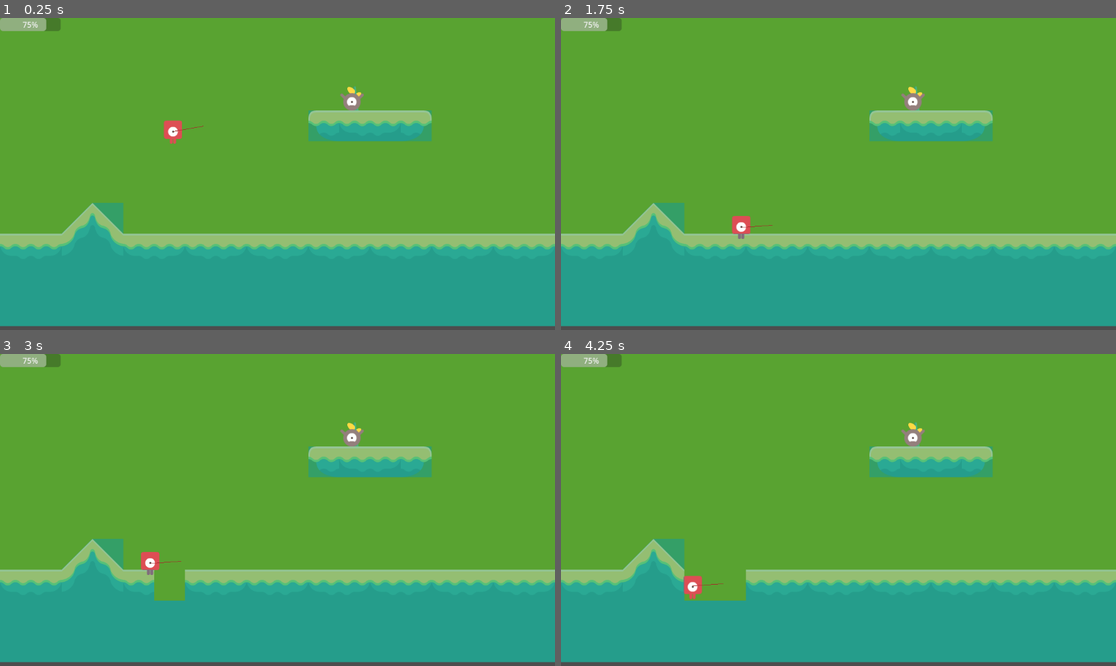
Above: before the commit, frames 1-4 (two rows, left to right).
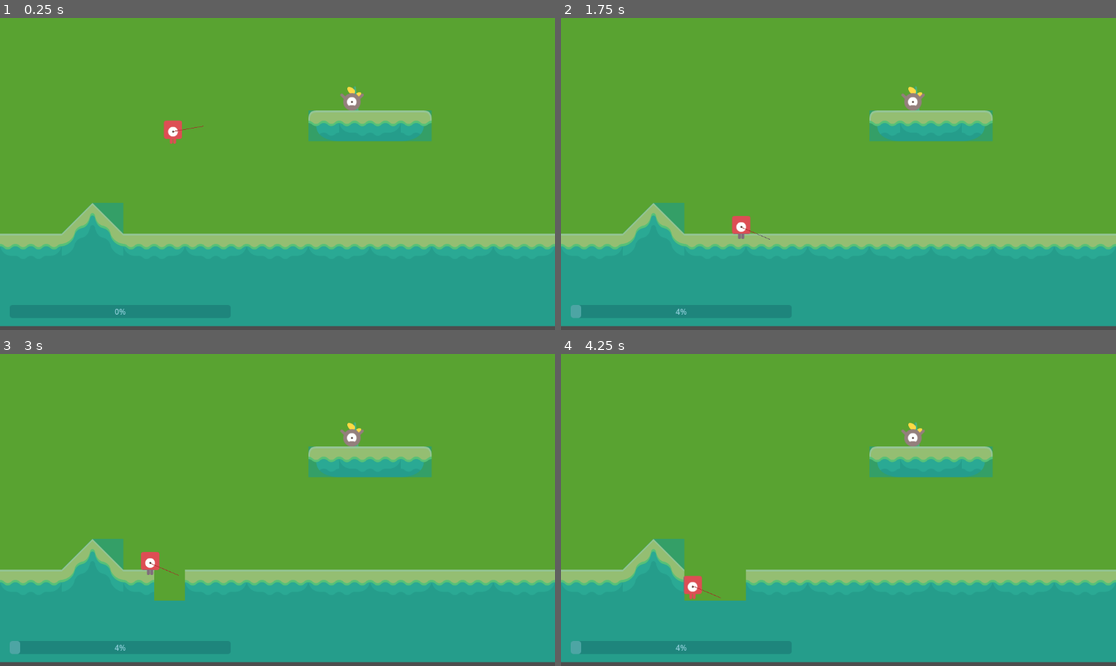
Above: after the commit, the same moments.

Repository: Kimmm-c/gunny-clone
Game: Godot game, scene res://SingleGameModeController/tutorial.tscn
The game is run twice, just before and just after one commit, with the same random seed, the same clock (stepped at 60 frames per second) and the same inputs.
Inputs:
- Up to frame 1 (0.25 s): no input
- Up to frame 2 (1.75 s): hold Right (player_moves_right) 0.53-1.28 s; hold Down (decrease_shooting_angle) 0.53-1.28 s; tap Up (increase_shooting_angle) at 0.8, 1.35 s; hold Left (player_moves_left) from 1.28 s (still down); tap Space (shoot) at 1.55 s
- Up to frame 3 (3 s): release Left (player_moves_left) at 2.03 s; hold Space (shoot) 2.03-2.78 s; hold Right (player_moves_right) from 2.03 s (still down); tap Down (decrease_shooting_angle) at 2.3, 2.85 s
- Up to frame 4 (4.25 s): tap Up (increase_shooting_angle) at 3.05 s; release Right (player_moves_right) at 3.53 s; hold Left (player_moves_left) from 3.53 s (still down); hold Up (increase_shooting_angle) from 3.53 s (still down); tap Space (shoot) at 3.8 s

The runs differ from the first frame. In frame 1, 0.5% of the frame differs, in the area x 0-23%, y 0-96%; in frame 2, 0.6%, in the area x 0-39%, y 0-97%; in frame 3, 0.6%; in frame 4, 0.6%.

Commit message:
added wind sprites

Diff:
--- a/Shot/shot.gd
+++ b/Shot/shot.gd
@@ -20,31 +20,34 @@
 
 func _ready() -> void:
 	calculate_end_point()
+	update_progress_bar()
 
 
 func _physics_process(delta: float) -> void:
 	if $FrameCounter.frame_counter:
-		if $FrameCounter.frame_counter % 20 == 0:
-			if Input.is_action_pressed("increase_shooting_angle"):
-				shooting_angle += 3
-				print("shooting angle: ", shooting_angle)
-			elif Input.is_action_pressed("decrease_shooting_angle"):
-				shooting_angle -= 3
-				print("shooting angle: ", shooting_angle)
-			elif Input.is_action_pressed("shoot"):
-				if shooting_power > 1.0:
-					power_is_increasing = !power_is_increasing
-				elif shooting_power < 0:
-					power_is_increasing = !power_is_increasing
+		if Input.is_action_pressed("increase_shooting_angle"):
+			shooting_angle += 1
+		elif Input.is_action_pressed("decrease_shooting_angle"):
+			shooting_angle -= 1
+		elif Input.is_action_pressed("shoot"):
+			if shooting_power > 1.0:
+				power_is_increasing = !power_is_increasing
+			elif shooting_power < 0:
+				power_is_increasing = !power_is_increasing
 
-				if power_is_increasing:
-					shooting_power += 0.1
-				else:
-					shooting_power -= 0.1
+			if power_is_increasing:
+				shooting_power += 0.01
+			else:
+				shooting_power -= 0.01
 
-				print("shooting power: ", shooting_power)
+			update_progress_bar()
+
 		if Input.is_action_just_released("shoot"):
 			shoot.emit()
+
+
+func update_progress_bar() -> void:
+	$ProgressBar.value = shooting_power * 100
 
 
 func calculate_end_point() -> void:
--- a/Shot/shot.tscn
+++ b/Shot/shot.tscn
@@ -1,7 +1,12 @@
-[gd_scene load_steps=3 format=3 uid="uid://b202vivir0vxf"]
+[gd_scene load_steps=5 format=3 uid="uid://b202vivir0vxf"]
 
 [ext_resource type="Script" path="res://Shot/shot.gd" id="1_awion"]
 [ext_resource type="PackedScene" uid="uid://6u2ryv1qlnr8" path="res://Utils/frame_counter.tscn" id="2_dncrw"]
+
+[sub_resource type="Gradient" id="Gradient_dncrw"]
+
+[sub_resource type="GradientTexture2D" id="GradientTexture2D_cq0gt"]
+gradient = SubResource("Gradient_dncrw")
 
 [node name="Shot" type="Node2D"]
 script = ExtResource("1_awion")
@@ -9,21 +14,17 @@
 
 [node name="FrameCounter" parent="." instance=ExtResource("2_dncrw")]
 
-[node name="Control" type="Control" parent="."]
-layout_mode = 3
-anchors_preset = 0
-offset_right = 40.0
-offset_bottom = 40.0
-size_flags_horizontal = 4
-size_flags_vertical = 4
+[node name="ProgressBar" type="ProgressBar" parent="."]
+offset_left = 20.0
+offset_top = 596.0
+offset_right = 479.0
+offset_bottom = 623.0
+value = 75.0
+metadata/_edit_group_ = true
 
-[node name="ProgressBar" type="ProgressBar" parent="Control"]
-layout_mode = 0
-offset_right = 126.0
-offset_bottom = 27.0
-value = 75.0
-
-[node name="TextureProgressBar" type="TextureProgressBar" parent="Control/ProgressBar"]
+[node name="TextureProgressBar" type="TextureProgressBar" parent="ProgressBar"]
 layout_mode = 0
 offset_right = 40.0
 offset_bottom = 40.0
+texture_progress = SubResource("GradientTexture2D_cq0gt")
+tint_under = Color(0.192845, 0.640572, 0, 0.94902)
--- a/Wind/wind.gd
+++ b/Wind/wind.gd
@@ -1,12 +1,63 @@
 extends Node2D
 
-@export var wind_direction = Vector2(1, 0)
-@export var wind_intensity = 200
+@export var wind_direction: Vector2
+@export var wind_intensity: int
+
+enum WindIntensity {
+	LOW = 100,
+	MID = 200,
+	HIGH = 300
+}
+
+enum WindDirection {
+	LEFT,
+	RIGHT
+}
+
+var intensity_enum_size = WindIntensity.size()
+var direction_enum_size = WindDirection.size()
+var prev_direction: Vector2
 
 
-func rand_direction() -> Vector2:
-	var directions = [Vector2(1, 0), Vector2(-1, 0)]
-	return directions[randi_range(0, 1)]
+func _ready() -> void:
+	update_wind()
 
-func rand_intensity() -> int:
-	return randi() % 300 + 50
+
+func _process(delta: float) -> void:
+	if $AnimatedSprite2D.visible:
+		update_sprite()
+
+
+func update_wind() -> void:
+	rand_direction()
+	rand_intensity()
+	print("direction: ", wind_direction)
+	print("intensity: ", wind_intensity)
+
+
+func update_sprite() -> void:
+	if wind_intensity == WindIntensity.LOW:
+		$AnimatedSprite2D.animation = "low"
+	elif wind_intensity == WindIntensity.MID:
+		$AnimatedSprite2D.animation = "mid"
+	elif wind_intensity == WindIntensity.HIGH:
+		$AnimatedSprite2D.animation = "high"
+
+	if wind_direction.x < 0:
+		$AnimatedSprite2D.flip_h = true
+	else:
+		$AnimatedSprite2D.flip_h = false
+
+
+func rand_direction() -> void:
+	var rand_key = WindDirection.keys()[randi() % direction_enum_size]
+	prev_direction = wind_direction
+	if WindDirection.get(rand_key) == WindDirection.LEFT:
+		wind_direction = Vector2(-1, 0)
+	elif WindDirection.get(rand_key) == WindDirection.RIGHT:
+		wind_direction = Vector2(1, 0)
+
+
+func rand_intensity() -> void:
+	var rand_key = WindIntensity.keys()[randi() % intensity_enum_size]
+	wind_intensity = WindIntensity.get(rand_key)
--- a/Wind/wind.tscn
+++ b/Wind/wind.tscn
@@ -1,6 +1,41 @@
-[gd_scene load_steps=2 format=3 uid="uid://cr7pkc5265va0"]
+[gd_scene load_steps=6 format=3 uid="uid://cr7pkc5265va0"]
 
 [ext_resource type="Script" path="res://Wind/wind.gd" id="1_p3bod"]
+[ext_resource type="Texture2D" uid="uid://bomgnowhm8mb2" path="res://Wind/wind-indicator/right-high-intensity.png" id="5_jiqhm"]
+[ext_resource type="Texture2D" uid="uid://clxa8uwvtbx2l" path="res://Wind/wind-indicator/right-low-intensity.png" id="6_kc315"]
+[ext_resource type="Texture2D" uid="uid://cwxmprxmopw4q" path="res://Wind/wind-indicator/right-mid-intensity.png" id="7_c1s7o"]
+
+[sub_resource type="SpriteFrames" id="SpriteFrames_3r5ua"]
+animations = [{
+"frames": [{
+"duration": 1.0,
+"texture": ExtResource("5_jiqhm")
+}],
+"loop": true,
+"name": &"high",
+"speed": 5.0
+}, {
+"frames": [{
+"duration": 1.0,
+"texture": ExtResource("6_kc315")
+}],
+"loop": true,
+"name": &"low",
+"speed": 5.0
+}, {
+"frames": [{
+"duration": 1.0,
+"texture": ExtResource("7_c1s7o")
+}],
+"loop": true,
+"name": &"mid",
+"speed": 5.0
+}]
 
 [node name="Wind" type="Node2D"]
 script = ExtResource("1_p3bod")
+
+[node name="AnimatedSprite2D" type="AnimatedSprite2D" parent="."]
+position = Vector2(86, 79)
+sprite_frames = SubResource("SpriteFrames_3r5ua")
+animation = &"mid"
Binary file added: Wind/wind-indicator/left-high-intensity.png
Not shown, added: Wind/wind-indicator/left-high-intensity.png.import
Binary file added: Wind/wind-indicator/left-low-intensity.png
Not shown, added: Wind/wind-indicator/left-low-intensity.png.import
Binary file added: Wind/wind-indicator/left-mid-intensity.png
Not shown, added: Wind/wind-indicator/left-mid-intensity.png.import
Binary file added: Wind/wind-indicator/right-high-intensity.png
Not shown, added: Wind/wind-indicator/right-high-intensity.png.import
Binary file added: Wind/wind-indicator/right-low-intensity.png
Not shown, added: Wind/wind-indicator/right-low-intensity.png.import
Binary file added: Wind/wind-indicator/right-mid-intensity.png
Not shown, added: Wind/wind-indicator/right-mid-intensity.png.import
(and 2 more such lines)
